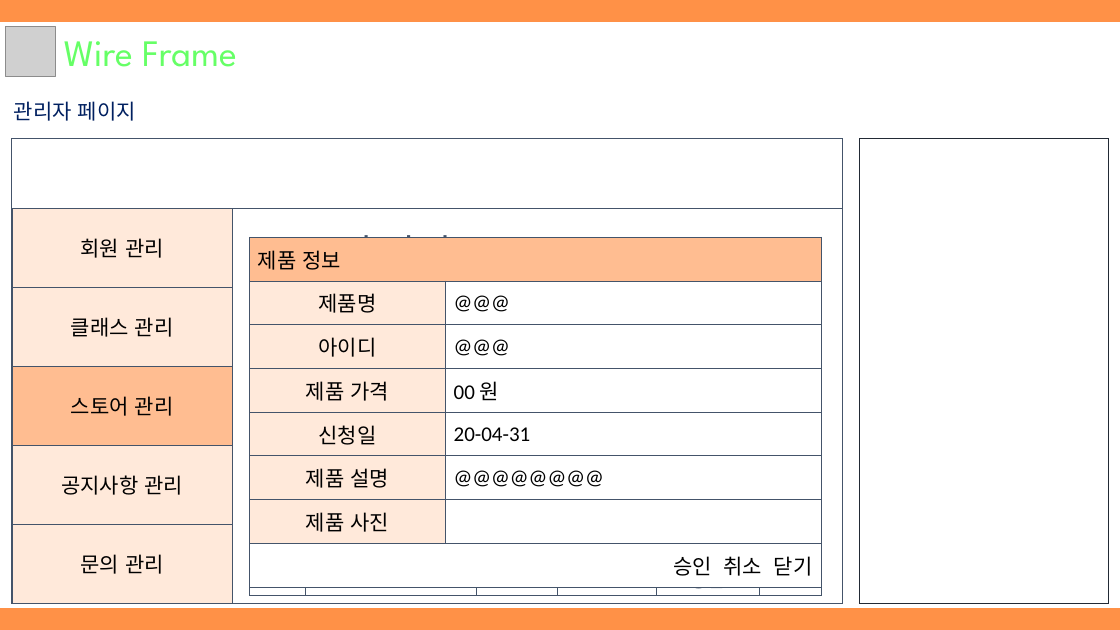
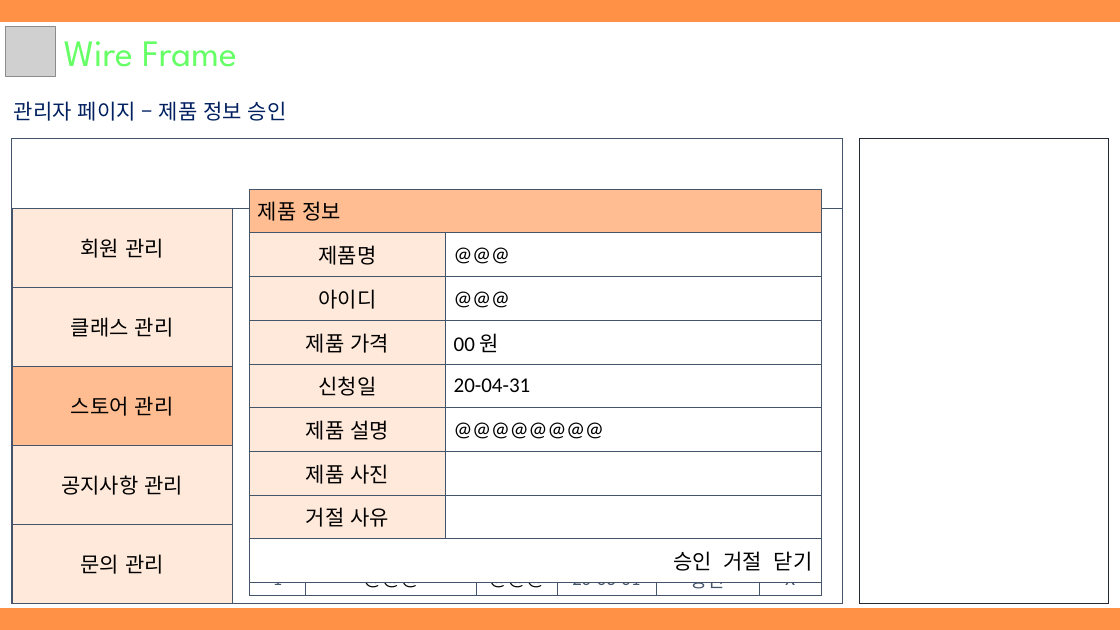
Before and after one commit to hhsw07/ezen-academy-projects, a slide deck: slide 16 of WebContent/발표자료/1차/3조 원데이클래스.pptx (slide 17 before the commit). Drawn at 1120x630 pixels with LibreOffice and Linux fonts; fonts in the diff are those of the drawing; grey boxes stand for pictures. Boxes give left, top, right and bottom in pixels: in the first picture for what was removed or moved away, otherwise in the second. Text is boxed around its words. In the diff, an @@ line names an element or a change of style, - is before the commit and + after.

```diff
--- a/WebContent/발표자료/1차/3조 원데이클래스.pptx
+++ b/WebContent/발표자료/1차/3조 원데이클래스.pptx
@@ text at (14, 101, 287, 121): text changed @@
-관리자 페이지
+관리자 페이지 – 제품 정보 승인
@@ table at (250, 189, 821, 582) @@
-row 8: 승인 취소 닫기 | 
+row 8: 거절 사유 | 
+row 9: 승인 거절 닫기 | 
@@ table: place and size @@
-table at (250, 237, 821, 586)
+table at (250, 189, 821, 582)
```
Also in this commit, not shown: 8 other slides changed, 1 slide removed.
